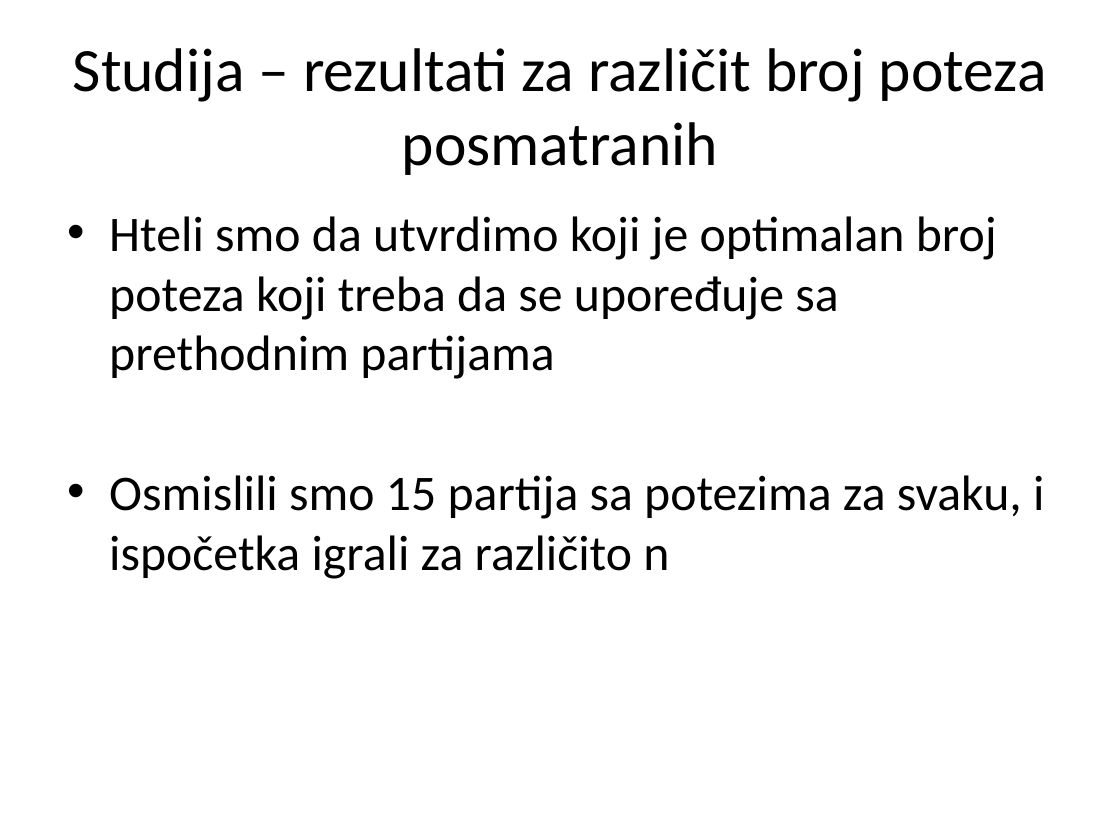
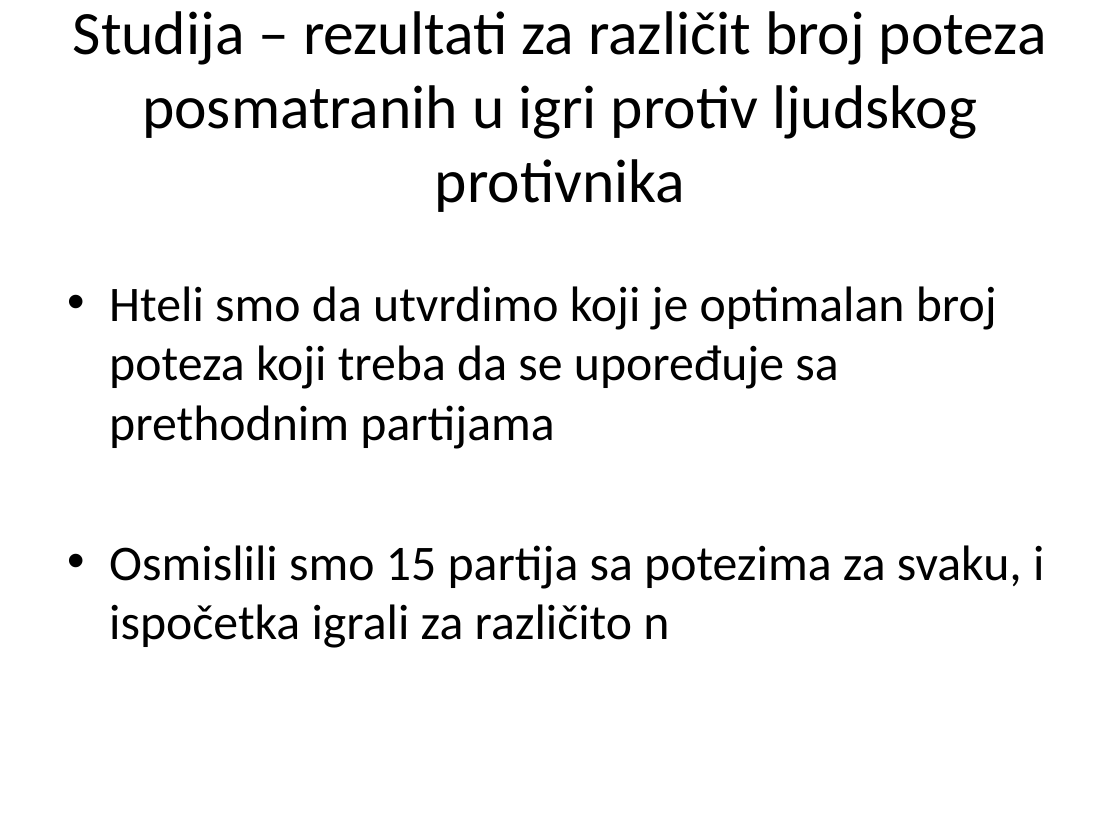
Before and after one commit to AndrejMiletic/SC2015-2016, a slide deck: slide 17 of AI in games.pptx (slide 15 before the commit). Drawn at 1120x840 pixels with LibreOffice and Linux fonts; fonts in the diff are those of the drawing. Boxes give left, top, right and bottom in pixels: in the first picture for what was removed or moved away, otherwise in the second. Text is boxed around its words. In the diff, an @@ line names an element or a change of style, - is before the commit and + after.

```diff
--- a/AI in games.pptx
+++ b/AI in games.pptx
@@ title at bbox=[73, 11, 1047, 139]: text changed @@
-Studija – rezultati za različit broj poteza posmatranih
+Studija – rezultati za različit broj poteza posmatranih u igri protiv ljudskog protivnika
@@ text "Hteli smo da utvrdimo koji ...": place and size @@
-text "Hteli smo da utvrdimo koji ..." at bbox=[109, 216, 1044, 579]
+text "Hteli smo da utvrdimo koji ..." at bbox=[109, 286, 1044, 648]
```
Also in this commit, not shown: 2 other slides changed, 4 slides added, 1 other file.
